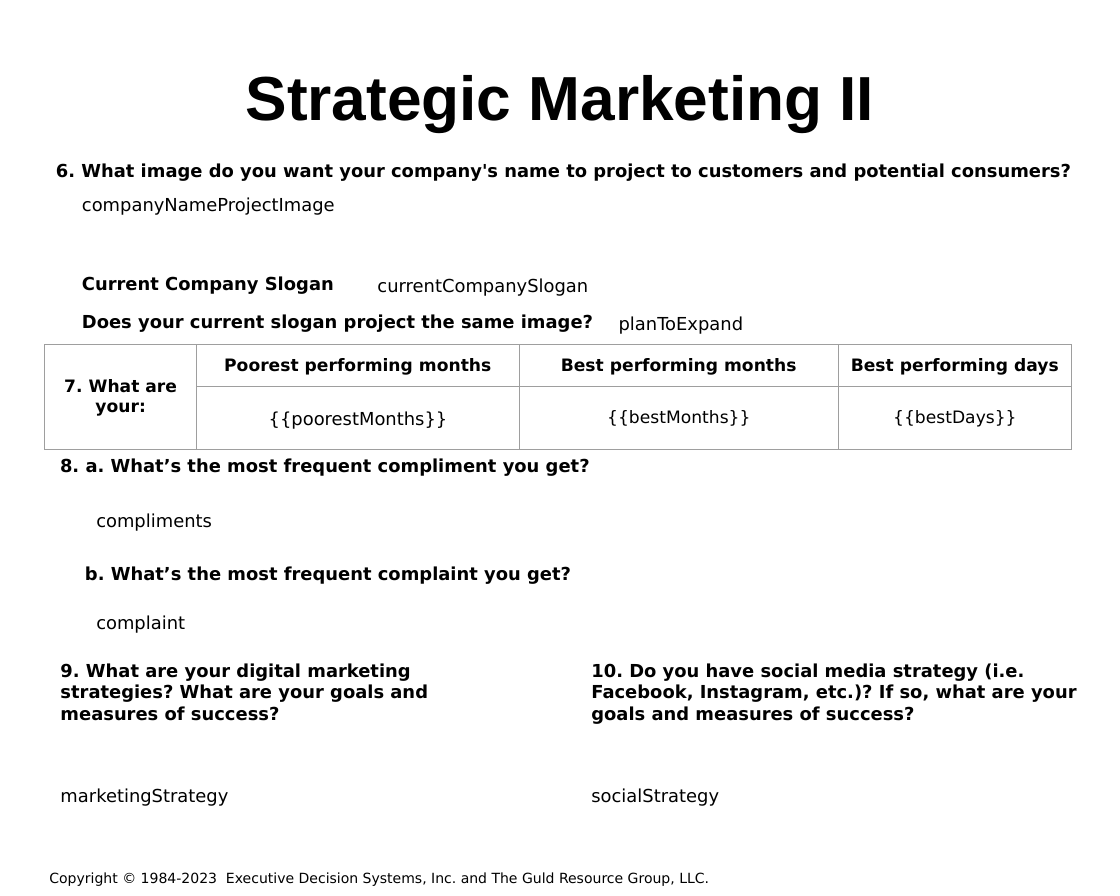
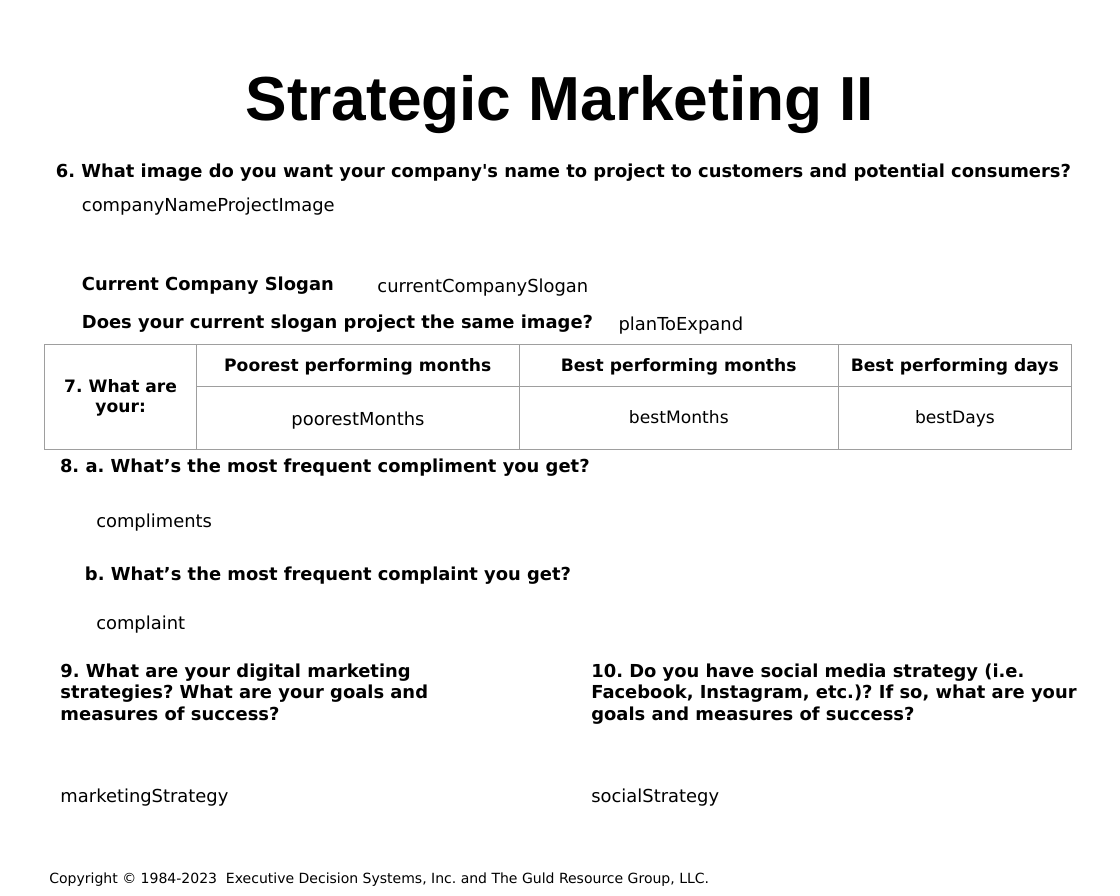
Before and after one commit to hintonandrew510/wizardfrontend, a slide deck: slide 5 of mavenprojectSCR/src/main/resources/powerpointtemplate/tv.pptx. Drawn at 1120x896 pixels with LibreOffice and Linux fonts; fonts in the diff are those of the drawing; background and template pictures are left out. Boxes give left, top, right and bottom in pixels: in the first picture for what was removed or moved away, otherwise in the second. Text is boxed around its words. In the diff, an @@ line names an element or a change of style, - is before the commit and + after.

```diff
--- a/mavenprojectSCR/src/main/resources/powerpointtemplate/tv.pptx
+++ b/mavenprojectSCR/src/main/resources/powerpointtemplate/tv.pptx
@@ table at box(45, 345, 1072, 448) @@
-row 2:  | {{poorestMonths}} | {{bestMonths}} | {{bestDays}}
+row 2:  | poorestMonths | bestMonths | bestDays
```
Also in this commit, not shown: 4 other files.
